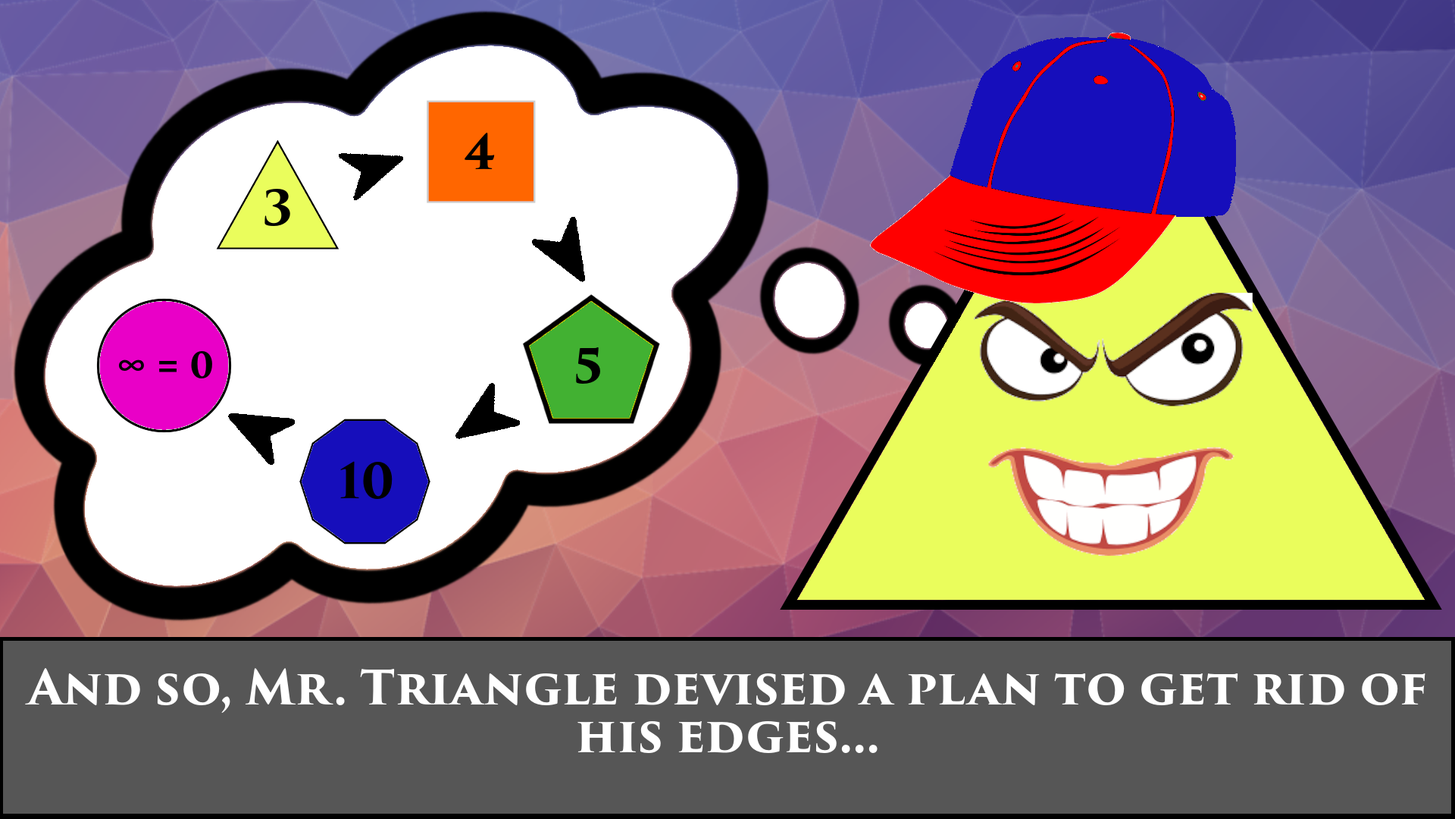
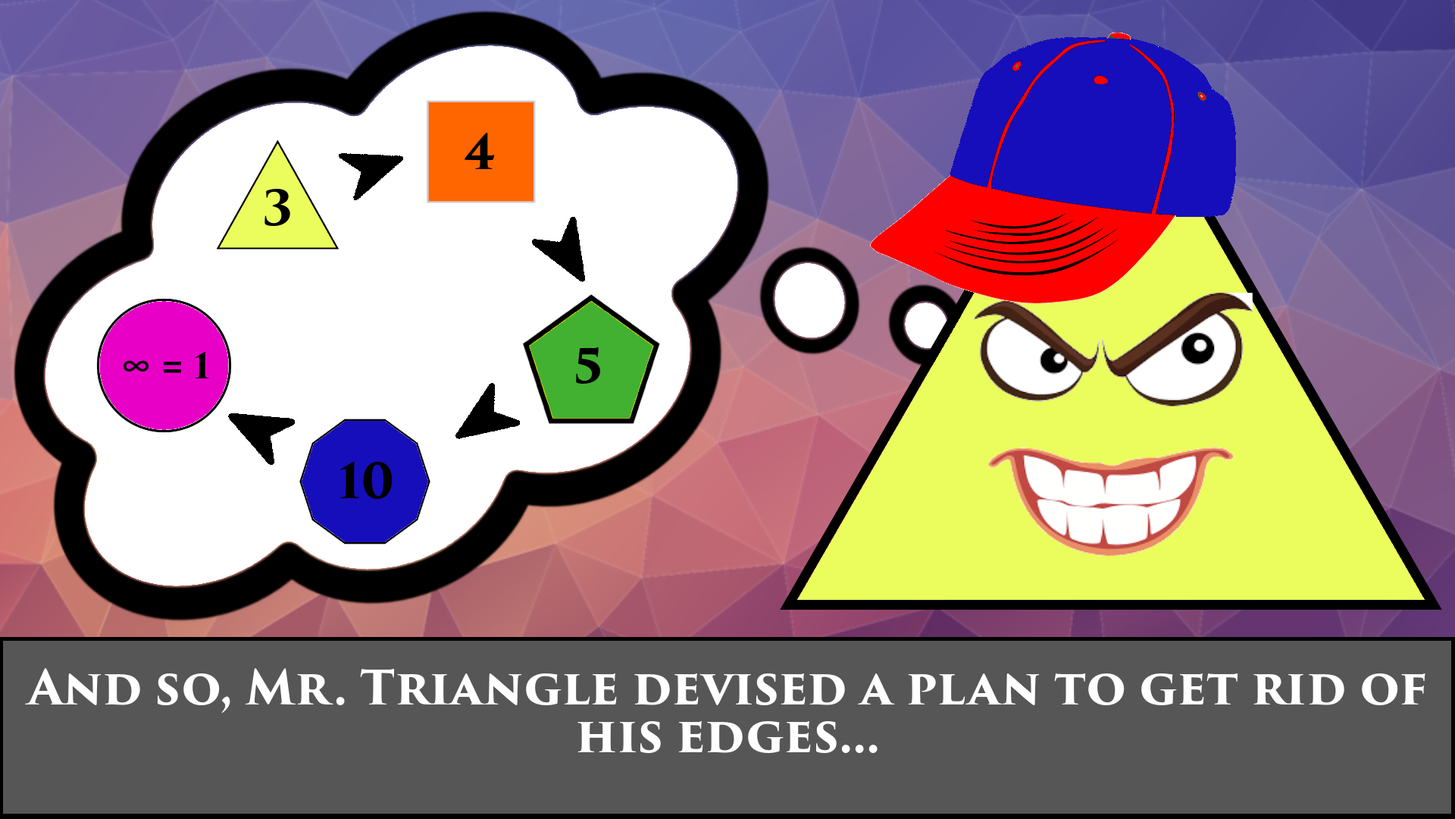
Comparing the layer stacks of the two 1455x819 images. Changes:
renamed "∞ = 0" to "∞ = 1", painted on it over left=119, top=350, right=213, bottom=379
